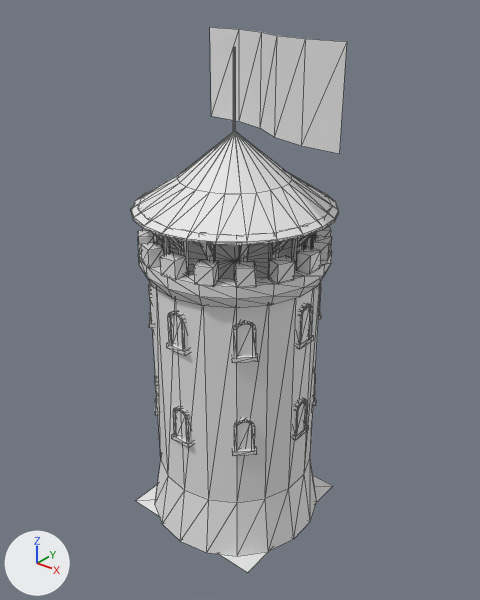
One commit to the OBJ model Resources/models/Castle/RoundTower2LoPoly.obj: the scene before it, then after it.
Both versions are drawn from a 50 mm camera at (176.0, -216.0, 251.0) aimed at (5.0, -2.0, 118.0). Lighting does not change. The marker at lower left points along +X, +Y and +Z. Mesh edges are drawn as thin lines. Materials are left out; every surface is plain grey. Where no turn or scale is listed for an object, it has been applied to the vertices. Vertices at the same position are counted once.

Objects in the first picture: 'RoundTower2LoPoly'.
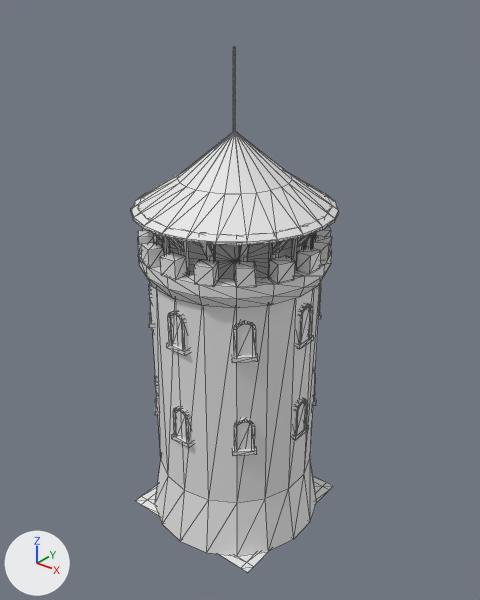
Diff of the bpy script that builds the scene:
```diff
--- a/Resources/models/Castle/RoundTower2LoPoly.obj.py
+++ b/Resources/models/Castle/RoundTower2LoPoly.obj.py
@@ me_roundtower2lopoly @@
 # used by ob_roundtower2lopoly; location = (0.0, 0.0, 0.0)
 # verts and faces of me_roundtower2lopoly; kept vertices keep their numbers, new ones are numbered from 1595
 # before: 137 (-19.0, -38.0, 0.0) at pixel (160, 517), 139 (19.0, -38.0, 0.0) at pixel (216, 552), 141 (-38.0, -19.0, 0.0), 142 (-19.0, -19.0, 0.0), 143 (0.0, -19.0, 0.0)
 # before: 144 (19.0, -19.0, 0.0), 145 (38.0, -19.0, 0.0) at pixel (271, 548), 147 (-19.0, 0.0, 0.0), 149 (19.0, 0.0, 0.0), 151 (-38.0, 19.0, 0.0)
 # before: 152 (-19.0, 19.0, 0.0), 153 (0.0, 19.0, 0.0), 154 (19.0, 19.0, 0.0), 155 (38.0, 19.0, 0.0) at pixel (314, 504), 157 (-19.0, 38.0, 0.0)
 # before: 159 (19.0, 38.0, 0.0)
-me_roundtower2lopoly.from_pydata(...)  # 1595 vertices, 2700 faces; spans x -45.0..64.0, y -45.0..45.0, z -1.0..232.0
+me_roundtower2lopoly.from_pydata(...)  # 1583 vertices, 2690 faces; spans x -45.0..45.0, y -45.0..45.0, z -1.0..226.0
+# me_roundtower2lopoly part 1: the loose piece of 12 vertices spanning x -14.0..64.0, y -23.0..1.0, z 198.0..232.0 is deleted
+# me_roundtower2lopoly part 2
+for i in [137, 147, 157]: verts[i] += (-15.0, 0.0, 0.0)
+for i in [139, 149, 159]: verts[i] += (15.0, 0.0, 0.0)
+for i in [141, 143, 145]: verts[i] += (0.0, -15.0, 0.0)
+for i in [151, 153, 155]: verts[i] += (0.0, 15.0, 0.0)
+verts[142] = (-34.0, -34.0, 0.0)  # moved, pixel (147, 499)
+verts[144] = (34.0, -34.0, 0.0)  # moved, pixel (246, 562)
+verts[152] = (-34.0, 34.0, 0.0)  # moved
+verts[154] = (34.0, 34.0, 0.0)  # moved, pixel (322, 486)
```

Pixel boxes (x1, y1, x2, y2) of what changed, in the pictures (480 x 600 px; the box of a moved part takes in the faces that stretch with it):
'RoundTower2LoPoly', reshaped: before (131, 27, 347, 572); after (131, 47, 339, 572)
part 1 of me_roundtower2lopoly, deleted: before (210, 27, 347, 154)
part 2 of me_roundtower2lopoly, moved or reshaped: (136, 476, 333, 572) in both
